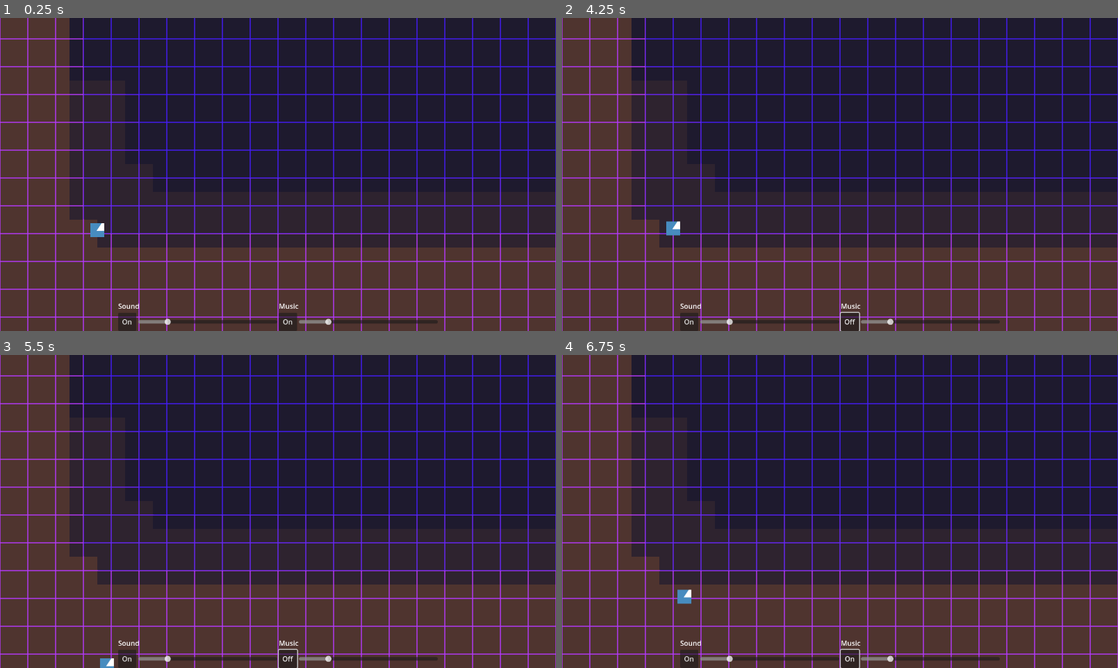
Above: before the commit, frames 1-4 (two rows, left to right).
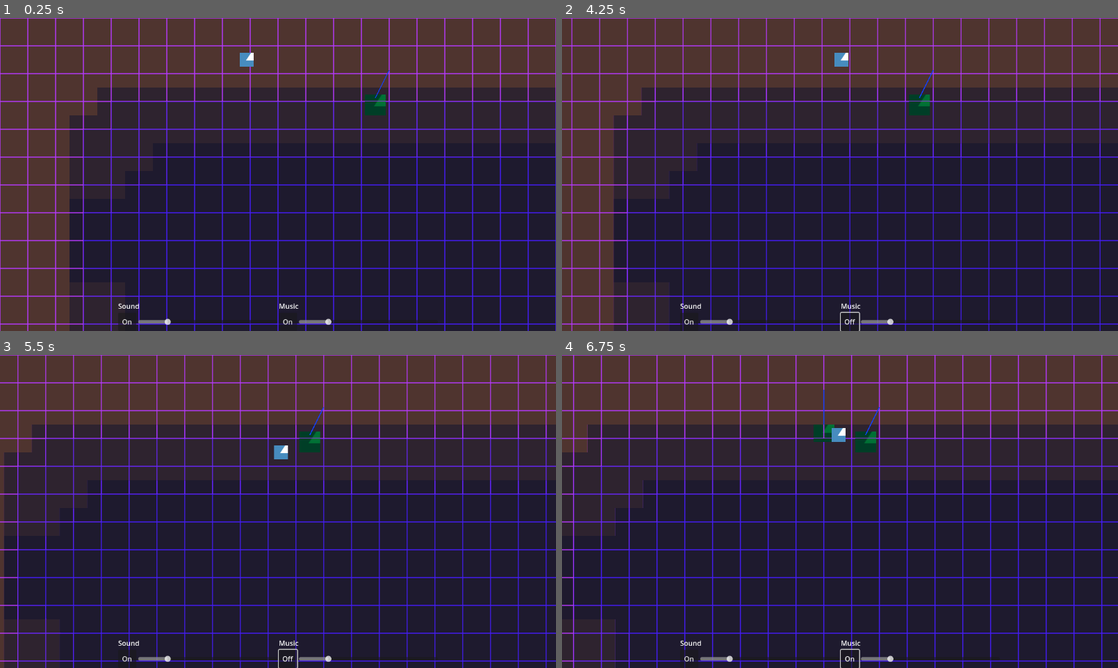
Above: after the commit, the same moments.

Repository: coderaurus/ld-57
Game: Godot game, scene res://scenes/main.tscn
Two runs of this game, one before a commit and one after it. Both use one fixed random seed, a clock stepped at 60 frames per second and the inputs below. The engine's default icon, where the game draws it, is replaced by a stand-in: a white triangle on a blue panel in a dark square.
Inputs (mouse positions are in pixels of both pictures, inside the frame that each line leads up to):
- Up to frame 1 (0.25 s): no input
- Up to frame 2 (4.25 s): click "On" at 0.5 s; click "Off" at 1.25 s; click "On" at 2 s; click "Off" at 2.75 s; tap Enter at 3.5 s; move the mouse to (962, 158) at 3.52 s; hold D (move_right) from 3.53 s (still down); tap F (use_item, bound only after the commit) at 3.6 s; tap Space (jump) at 3.77, 3.8, 4.07 s
- Up to frame 3 (5.5 s): move the mouse to (166, 527) at 4.27 s; release D (move_right) at 4.28 s; hold S (move_down) 4.28-5.03 s; tap Space (jump) at 4.35, 4.52, 4.82, 5.3 s; tap F (use_item, bound only after the commit) at 4.55 s; move the mouse to (333, 442) at 5.02 s; hold D (move_right) from 5.03 s (still down); hold Shift (move_boost) from 5.03 s (still down)
- Up to frame 4 (6.75 s): move the mouse to (812, 574) at 5.77 s; release D (move_right) at 5.78 s; release Shift (move_boost) at 5.78 s; hold W (move_up) 5.78-6.53 s; tap F (use_item, bound only after the commit) at 5.85, 6.6 s; tap Space (jump) at 6.02, 6.32, 6.5 s; move the mouse to (1006, 558) at 6.52 s; hold A (move_left) from 6.53 s (still down)

The runs differ from the first frame. In frame 1, 50% of the frame differs, in the area x 0-100%, y 0-100%; in frame 2, 55%; in frame 3, 61%; in frame 4, 61%.

Commit message:
Add placing items

Diff:
--- a/project.godot
+++ b/project.godot
@@ -59,6 +59,11 @@
 "events": [Object(InputEventKey,"resource_local_to_scene":false,"resource_name":"","device":-1,"window_id":0,"alt_press …(191 unchanged characters)…
 ]
 }
+use_item={
+"deadzone": 0.5,
+"events": [Object(InputEventKey,"resource_local_to_scene":false,"resource_name":"","device":-1,"window_id":0,"alt_pressed":false,"shift_pressed":false,"ctrl_pressed":false,"meta_pressed":false,"pressed":false,"keycode":0,"physical_keycode":70,"key_label":0,"unicode":102,"location":0,"echo":false,"script":null)
+]
+}
 
 [layer_names]
 
--- /dev/null
+++ b/scenes/bucket.tscn
@@ -0,0 +1,30 @@
+[gd_scene load_steps=4 format=3 uid="uid://bg3wu4qnyc2u"]
+
+[ext_resource type="Script" path="res://scripts/jumpable.gd" id="1_uamgu"]
+[ext_resource type="Texture2D" uid="uid://svxn5curuy82" path="res://icon.svg" id="2_en4rw"]
+
+[sub_resource type="CircleShape2D" id="CircleShape2D_5yt7b"]
+radius = 16.0
+
+[node name="Jumpable" type="StaticBody2D"]
+position = Vector2(832, 184)
+collision_mask = 0
+script = ExtResource("1_uamgu")
+
+[node name="Sprite2D2" type="Sprite2D" parent="."]
+self_modulate = Color(0, 0.658824, 0.207843, 1)
+position = Vector2(0, -16)
+scale = Vector2(1.5, 1.5)
+texture = ExtResource("2_en4rw")
+region_enabled = true
+region_rect = Rect2(30, 48, 32, 32)
+
+[node name="CollisionShape2D" type="CollisionShape2D" parent="."]
+shape = SubResource("CircleShape2D_5yt7b")
+
+[node name="JumpPoints" type="Line2D" parent="."]
+z_index = 100
+z_as_relative = false
+points = PackedVector2Array(0, -32, 8, -112)
+width = 2.0
+default_color = Color(0.129492, 0.365382, 1, 1)
--- /dev/null
+++ b/scenes/jumpable.tscn
@@ -0,0 +1,30 @@
+[gd_scene load_steps=4 format=3 uid="uid://d4f4byvuv5qqh"]
+
+[ext_resource type="Script" path="res://scripts/jumpable.gd" id="1_y85wl"]
+[ext_resource type="Texture2D" uid="uid://svxn5curuy82" path="res://icon.svg" id="2_r27hv"]
+
+[sub_resource type="CircleShape2D" id="CircleShape2D_5yt7b"]
+radius = 16.0
+
+[node name="Jumpable" type="StaticBody2D"]
+position = Vector2(832, 184)
+collision_mask = 0
+script = ExtResource("1_y85wl")
+
+[node name="Sprite2D2" type="Sprite2D" parent="."]
+self_modulate = Color(0, 0.658824, 0.207843, 1)
+position = Vector2(0, -16)
+scale = Vector2(1.5, 1.5)
+texture = ExtResource("2_r27hv")
+region_enabled = true
+region_rect = Rect2(30, 48, 32, 32)
+
+[node name="CollisionShape2D" type="CollisionShape2D" parent="."]
+shape = SubResource("CircleShape2D_5yt7b")
+
+[node name="JumpPoints" type="Line2D" parent="."]
+z_index = 100
+z_as_relative = false
+points = PackedVector2Array(0, -32, 8, -112)
+width = 2.0
+default_color = Color(0.129492, 0.365382, 1, 1)
--- a/scenes/main.tscn
+++ b/scenes/main.tscn
@@ -1,6 +1,5 @@
-[gd_scene load_steps=13 format=4 uid="uid://bb4u3ujfosw1t"]
+[gd_scene load_steps=11 format=4 uid="uid://bb4u3ujfosw1t"]
 
-[ext_resource type="Texture2D" uid="uid://svxn5curuy82" path="res://icon.svg" id="1_1mr3q"]
 [ext_resource type="TileSet" uid="uid://cmkjy2g0pmff4" path="res://tiles/ground.tres" id="1_nsgkl"]
 [ext_resource type="Script" path="res://scripts/dual_tilemap/TileMapDual.gd" id="1_s2ymc"]
 [ext_resource type="Script" path="res://scripts/main.gd" id="1_utmhm"]
@@ -9,10 +8,8 @@
 [ext_resource type="Script" path="res://scripts/level.gd" id="3_pbwqq"]
 [ext_resource type="Script" path="res://scripts/ui/menu.gd" id="4_ui60o"]
 [ext_resource type="Script" path="res://scripts/map.gd" id="4_ypgnk"]
-[ext_resource type="Script" path="res://scripts/jumpable.gd" id="8_ibfka"]
+[ext_resource type="PackedScene" uid="uid://d4f4byvuv5qqh" path="res://scenes/jumpable.tscn" id="8_wyaih"]
 [ext_resource type="PackedScene" uid="uid://4xkxuohjlx88" path="res://scenes/player.tscn" id="9_1a0w7"]
-
-[sub_resource type="CircleShape2D" id="CircleShape2D_5yt7b"]
 
 [node name="Main" type="Node2D"]
 script = ExtResource("1_utmhm")
@@ -74,27 +71,7 @@
 
 [node name="Objects" type="Node2D" parent="Level/Maps/Map2"]
 
-[node name="Jumpable" type="StaticBody2D" parent="Level/Maps/Map2/Objects"]
-position = Vector2(832, 184)
-collision_mask = 0
-script = ExtResource("8_ibfka")
-
-[node name="Sprite2D2" type="Sprite2D" parent="Level/Maps/Map2/Objects/Jumpable"]
-self_modulate = Color(0, 0.658824, 0.207843, 1)
-position = Vector2(0, -8)
-texture = ExtResource("1_1mr3q")
-region_enabled = true
-region_rect = Rect2(30, 48, 32, 32)
-
-[node name="CollisionShape2D" type="CollisionShape2D" parent="Level/Maps/Map2/Objects/Jumpable"]
-shape = SubResource("CircleShape2D_5yt7b")
-
-[node name="JumpPoints" type="Line2D" parent="Level/Maps/Map2/Objects/Jumpable"]
-z_index = 100
-z_as_relative = false
-points = PackedVector2Array(0, -16, 8, -112)
-width = 2.0
-default_color = Color(0.129492, 0.365382, 1, 1)
+[node name="Jumpable" parent="Level/Maps/Map2/Objects" instance=ExtResource("8_wyaih")]
 
 [node name="Map3" type="Node2D" parent="Level/Maps"]
 modulate = Color(0.383911, 0.496783, 0.982156, 1)
@@ -126,7 +103,7 @@
 [node name="Objects" type="Node2D" parent="Level/Maps/Map3"]
 
 [node name="Player" parent="Level" instance=ExtResource("9_1a0w7")]
-position = Vector2(192, 928)
+position = Vector2(536, 72)
 
 [node name="CanvasLayer" type="CanvasLayer" parent="."]
 
--- a/scenes/player.tscn
+++ b/scenes/player.tscn
@@ -8,7 +8,9 @@
 [ext_resource type="Script" path="res://scripts/state/player/PlayerStateAimJump.gd" id="6_yvljt"]
 [ext_resource type="Script" path="res://scripts/state/player/PlayerStateJump.gd" id="7_ycgaa"]
 [ext_resource type="Script" path="res://scripts/state/player/PlayerStateLand.gd" id="8_gyn28"]
+[ext_resource type="Script" path="res://scripts/state/player/PlayerStateAimItem.gd" id="9_cffiw"]
 [ext_resource type="Script" path="res://scripts/state/State.gd" id="9_g06x4"]
+[ext_resource type="Script" path="res://scripts/state/player/PlayerStatePlaceItem.gd" id="10_xt0f7"]
 
 [sub_resource type="CircleShape2D" id="CircleShape2D_hyol8"]
 radius = 16.0
@@ -48,10 +50,10 @@
 script = ExtResource("8_gyn28")
 
 [node name="AimItem" type="Node" parent="StateMachine"]
-script = ExtResource("9_g06x4")
+script = ExtResource("9_cffiw")
 
 [node name="PlaceItem" type="Node" parent="StateMachine"]
-script = ExtResource("9_g06x4")
+script = ExtResource("10_xt0f7")
 
 [node name="Hurt" type="Node" parent="StateMachine"]
 script = ExtResource("9_g06x4")
--- a/scripts/jumpable.gd
+++ b/scripts/jumpable.gd
@@ -1,5 +1,10 @@
 extends StaticBody2D
 class_name Jumpable
 
+@onready var jump_points: Line2D = $JumpPoints
+
 func get_jump_path() -> PackedVector2Array:
 	return $JumpPoints.points
+
+func set_jump_direction(direction: Vector2) -> void:
+	jump_points.points[jump_points.points.size()-1] = jump_points.points[0] + direction * 80
--- a/scripts/level.gd
+++ b/scripts/level.gd
@@ -4,9 +4,28 @@
 @onready var player := $Player
 @onready var maps: Node2D = $Maps
 
+const BUCKET = preload("res://scenes/bucket.tscn")
 
 func _ready() -> void:
 	player.is_aiming_jump.connect(_on_player_aiming_jump)
+	player.is_aiming_item.connect(_on_player_aiming_item)
+	player.is_placing_item.connect(_on_player_placing_item)
+
+	var map_count = maps.get_child_count()
+	for i in map_count:
+		# Note: there is always more than one map layer
+		if i == 0:
+			(maps.get_child(i) as Map).map_below = maps.get_child(i+1)
+		elif i == map_count - 1:
+			(maps.get_child(i) as Map).map_above = maps.get_child(i-1)
+		else:
+			(maps.get_child(i) as Map).map_above = maps.get_child(i-1)
+			(maps.get_child(i) as Map).map_below = maps.get_child(i+1)
+	_initialize()
+
+func _initialize() -> void:
+	for m:Map in maps.get_children():
+		m.initialize_objects()
 
 func _on_player_aiming_jump(direction:Vector2, callback: Callable) -> void:
 	var map: Map = maps.get_child(player.on_map)
@@ -14,6 +33,10 @@
 		callback.call(false, [] as Array[Vector2])
 
 	var landing_position = map.is_position_empty(player.global_position, direction)
+	if map.map_below != null:
+		landing_position = map.map_below.is_position_fillable(player.global_position, direction)
+	else:
+		landing_position = Vector2(-1, -1)
 	# Empty position => get coordinate
 	if landing_position != Vector2(-1, -1):
 		print("Normal jump")
@@ -31,3 +54,36 @@
 		else:
 			print("No jump")
 			callback.call(false, [] as Array[Vector2])
+
+
+func _on_player_aiming_item(callback: Callable) -> void:
+	var map: Map = maps.get_child(player.on_map)
+	if map.map_above == null:
+		callback.call(false, Vector2(-1, -1), Vector2(-1, -1))
+		return
+
+	var aimed_position = map.is_position_available(player.global_position, player.facing)
+	if aimed_position != Vector2(-1, -1):
+		var directions = [
+			Vector2.UP,
+			Vector2.RIGHT,
+			Vector2.DOWN,
+			Vector2.LEFT
+		]
+
+		for d in directions:
+			var item_direction = map.map_above.is_position_available(aimed_position, d)
+			if item_direction != Vector2(-1,-1):
+				print("Item %s can can be directed to %s " % [aimed_position, item_direction])
+				print("Distance: %s" % aimed_position.distance_to(item_direction))
+				callback.call(true, aimed_position, d)
+				return
+		callback.call(false, Vector2(-1, -1), Vector2(-1, -1))
+		return
+	callback.call(false, Vector2(-1, -1), Vector2(-1, -1))
+
+func _on_player_placing_item(placement:Vector2, direction:Vector2) -> void:
+	var bucket = BUCKET.instantiate()
+	(maps.get_child(player.on_map) as Map).objects.add_child(bucket)
+	bucket.global_position = placement
+	bucket.set_jump_direction(direction)
--- a/scripts/map.gd
+++ b/scripts/map.gd
@@ -1,22 +1,49 @@
 extends Node2D
 class_name Map
 
+var map_above: Map
+var map_below: Map
+
 var ground: TileMapLayer
+var ground_dual: TileMapDual
 var wall: TileMapLayer
 var objects: Node2D
 
 func _ready() -> void:
 	ground = get_node_or_null("Ground")
+	ground_dual = ground.get_child(0)
 	wall = get_node_or_null("Wall")
 	objects = get_node_or_null("Objects")
 
 
+func is_position_available(pos: Vector2, facing: Vector2i) -> Vector2:
+	var pos_coord = ground.local_to_map(to_local(pos))+facing
+	var checked_position = is_position_fillable(pos, facing)
+	if checked_position != Vector2(-1,-1):
+		for obj:Node2D in objects.get_children():
+			var obj_coord = ground.local_to_map(to_local(obj.global_position))
+			if pos_coord.distance_to(obj_coord) < 1:
+				return Vector2(-1,-1)
+		return to_global(ground.map_to_local(pos_coord))
+	return Vector2(-1,-1)
+
+func is_position_fillable(pos: Vector2, facing: Vector2i) -> Vector2:
+	var local_pos = to_local(pos)
+	var coord = ground.local_to_map(local_pos)
+	var player_tile = ground.get_cell_atlas_coords(coord)
+	coord += facing
+	var tile = ground.get_cell_atlas_coords(coord)
+	var is_valid_tile = tile == ground_dual.full_tile
+	if is_valid_tile:
+		return ground.map_to_local(coord)
+	else:
+		return Vector2(-1, -1)
+
 func is_position_empty(pos: Vector2, facing: Vector2i) -> Vector2:
 	var local_pos = to_local(pos)
-	var ground_dual: TileMapDual = ground.get_child(0)
 	var coord = ground.local_to_map(local_pos)
 	var player_tile = ground.get_cell_atlas_coords(coord)
-	coord += facing * 2 if player_tile != Vector2i(2,1) else facing * 1
+	coord += facing
 	var tile = ground.get_cell_atlas_coords(coord)
 	var is_empty_tile = tile == ground_dual.empty_tile
 	var is_invalid_tile = tile == Vector2i(-1, -1)
@@ -52,3 +79,21 @@
 
 	print("[%s] None were jumpable" % [self.name])
 	return []
+
+func initialize_objects() -> void:
+	for obj in objects.get_children():
+		if obj is Jumpable:
+			var jump_path = obj.get_jump_path()
+			var jump_end_point = jump_path[jump_path.size()-1]
+			if map_above == null:
+				print("Freeing %s, no map to jump to" % obj.name)
+				obj.call_deferred("queue_free")
+			else:
+				jump_end_point = map_above.get_landing_tile(jump_end_point)
+				jump_path[jump_path.size()-1] = jump_end_point
+				obj.jump_points.points = jump_path
+
+
+func get_landing_tile(landing_pos: Vector2) -> Vector2:
+	var coord = ground_dual.local_to_map(to_local(landing_pos))
+	return ground_dual.map_to_local(to_global(coord))
--- a/scripts/player.gd
+++ b/scripts/player.gd
@@ -7,6 +7,8 @@
 var landing_position: Vector2
 
 signal is_aiming_jump
+signal is_aiming_item
+signal is_placing_item
 
 func _process(delta: float) -> void:
 	pass
@@ -40,3 +42,10 @@
 		tween.tween_property(self, "global_position:x", landing_position.x, land_time).set_trans(Tween.TRANS_CIRC)
 		tween.parallel().tween_property(self, "global_position:y", landing_position.y + landing_distance, land_time).set_trans(Tween.TRANS_CIRC)
 		tween.tween_callback(callback)
+
+
+func aim_item(callback: Callable) -> void:
+	is_aiming_item.emit(callback)
+
+func place_item(placement: Vector2, direction: Vector2) -> void:
+	is_placing_item.emit(placement, direction)
--- /dev/null
+++ b/scripts/state/player/PlayerStateAimItem.gd
@@ -0,0 +1,25 @@
+extends State
+class_name PlayerStateAimItem
+
+var player: Player
+
+func enter(parameters = []):
+	if player == null:
+		player = get_parent().get_parent()
+	await get_tree().process_frame
+	player.aim_item(on_aim_result)
+
+func exit():
+	pass
+
+func update(_delta: float):
+	pass
+
+func physics_update(_delta: float):
+	pass
+
+func on_aim_result(is_ok: bool, placement:Vector2, direction: Vector2) -> void:
+	if is_ok:
+		transitioned.emit(self, "placeitem", [placement, direction])
+	else:
+		transitioned.emit(self, "idle")
--- a/scripts/state/player/PlayerStateIdle.gd
+++ b/scripts/state/player/PlayerStateIdle.gd
@@ -17,6 +17,8 @@
 
 	if Input.is_action_just_pressed("jump"):
 		transitioned.emit(self, "aimjump")
+	elif Input.is_action_just_pressed("use_item"):
+		transitioned.emit(self, "aimitem")
 
 func physics_update(_delta: float):
 	pass
--- a/scripts/state/player/PlayerStateMove.gd
+++ b/scripts/state/player/PlayerStateMove.gd
@@ -19,12 +19,14 @@
 
 	if Input.is_action_just_pressed("jump"):
 		transitioned.emit(self, "aimjump")
+	elif Input.is_action_just_pressed("use_item"):
+		transitioned.emit(self, "aimitem")
 	elif move_input == Vector2.ZERO:
 		transitioned.emit(self, "idle")
 	else:
 		var boost := 2 if Input.is_action_pressed("move_boost") else 1
 		player.facing = move_input
-		player.velocity = move_input * speed * boost
+		player.velocity = move_input.normalized() * speed * boost
 		player.move_and_slide()
 
 func physics_update(_delta: float):
--- /dev/null
+++ b/scripts/state/player/PlayerStatePlaceItem.gd
@@ -0,0 +1,18 @@
+extends State
+class_name PlayerStatePlaceItem
+
+var player: Player
+
+func enter(parameters = []):
+	if player == null:
+		player = get_parent().get_parent()
+	player.place_item(parameters[0], parameters[1])
+
+func exit():
+	pass
+
+func update(_delta: float):
+	transitioned.emit(self, "idle", [])
+
+func physics_update(_delta: float):
+	pass
Not shown: 1 places in scenes/player.tscn that only renumber resources
